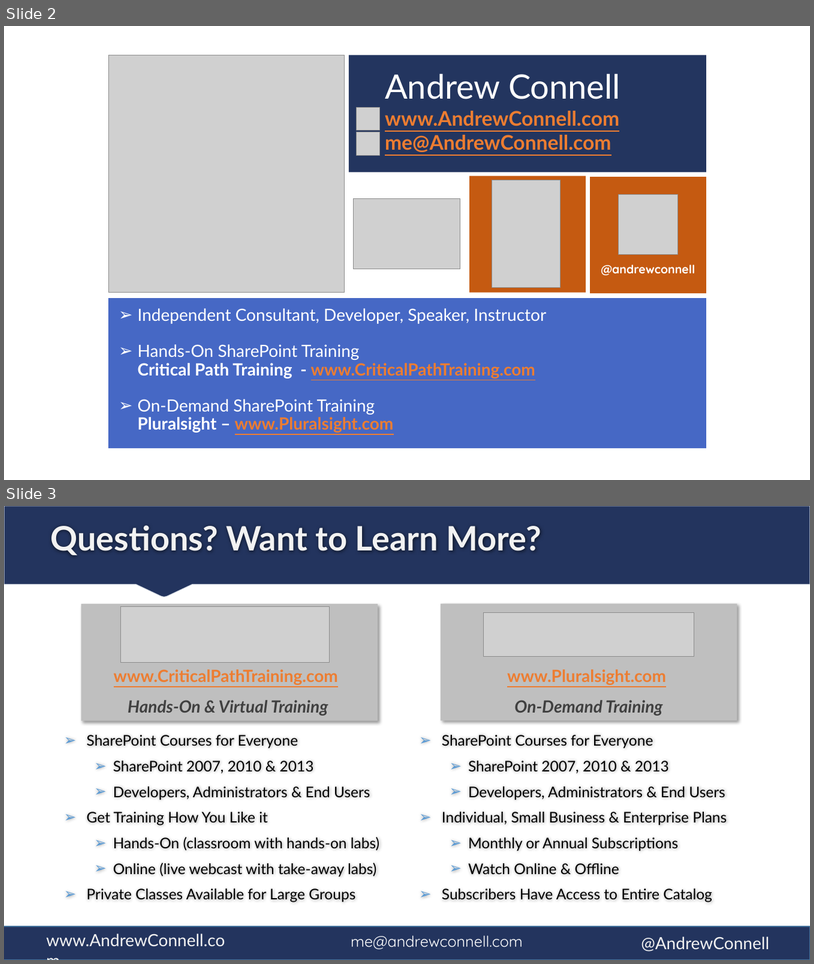
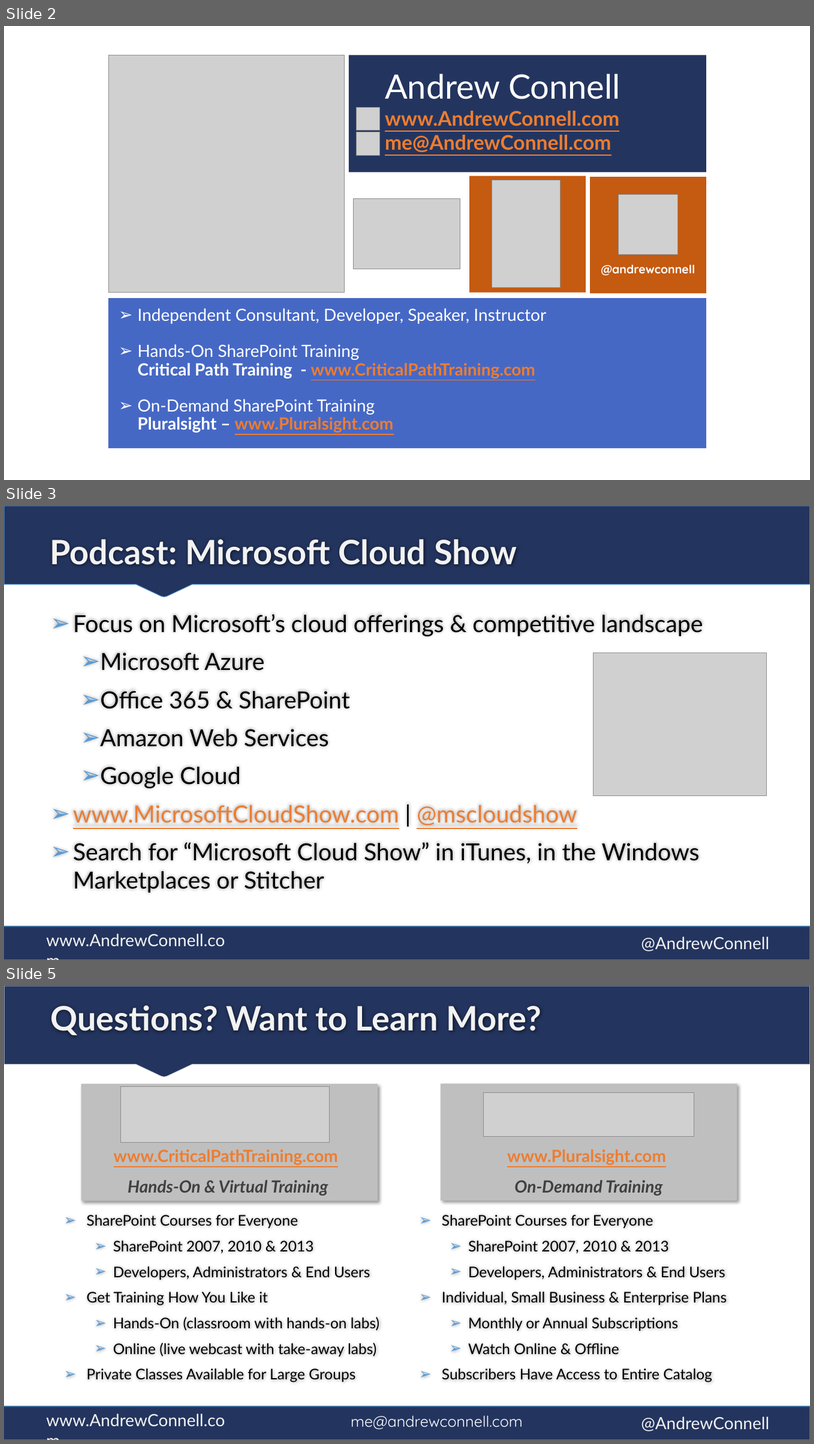
Before and after one commit to andrewconnell/pres-sp15app-ng-spa, a slide deck: presentation.pptx. Shown one above the other, each under a label of ours: slides 2 and 3 before the commit, slides 2, 3 and 5 after it; the slides between them are not shown. The pictures are 814x964 and 814x1444 pixels, drawn with LibreOffice and Linux fonts; fonts in the diff are those of the drawing; grey boxes stand for pictures. Boxes give left, top, right and bottom in pixels: in the first picture for what was removed or moved away, otherwise in the second. Text is boxed around its words. In the diff, an @@ line names an element or a change of style, - is before the commit and + after.

```diff
--- a/presentation.pptx
+++ b/presentation.pptx
@@ slide 3 added at box(4, 506, 810, 960), background #FFFFFF; not listed: 3 template elements that a slide beside it also shows @@
@@ freeform shape added at box(4, 506, 810, 597), fill #23345E, outline #5B9BD5 0.75 pt @@
@@ title added at box(50, 539, 517, 565), 40 pt, text #F2F2F2, bold @@
+Podcast: Microsoft Cloud Show
@@ text added at box(73, 614, 703, 892), 28 pt, text #000000 @@
+➢ Focus on Microsoft’s cloud offerings & competitive landscape
+  ➢ Microsoft Azure
+  ➢ Office 365 & SharePoint
+  ➢ Amazon Web Services
+  ➢ Google Cloud
+➢ www.MicrosoftCloudShow.com | @mscloudshow
+➢ Search for “Microsoft Cloud Show” in iTunes, in the Windows Marketplaces or Stitcher
@@ picture added at box(594, 652, 767, 795) @@
@@ what was slide 3 is now slide 5 @@
```
Also in this commit, not shown: 1 other slide added, 1 other file.
